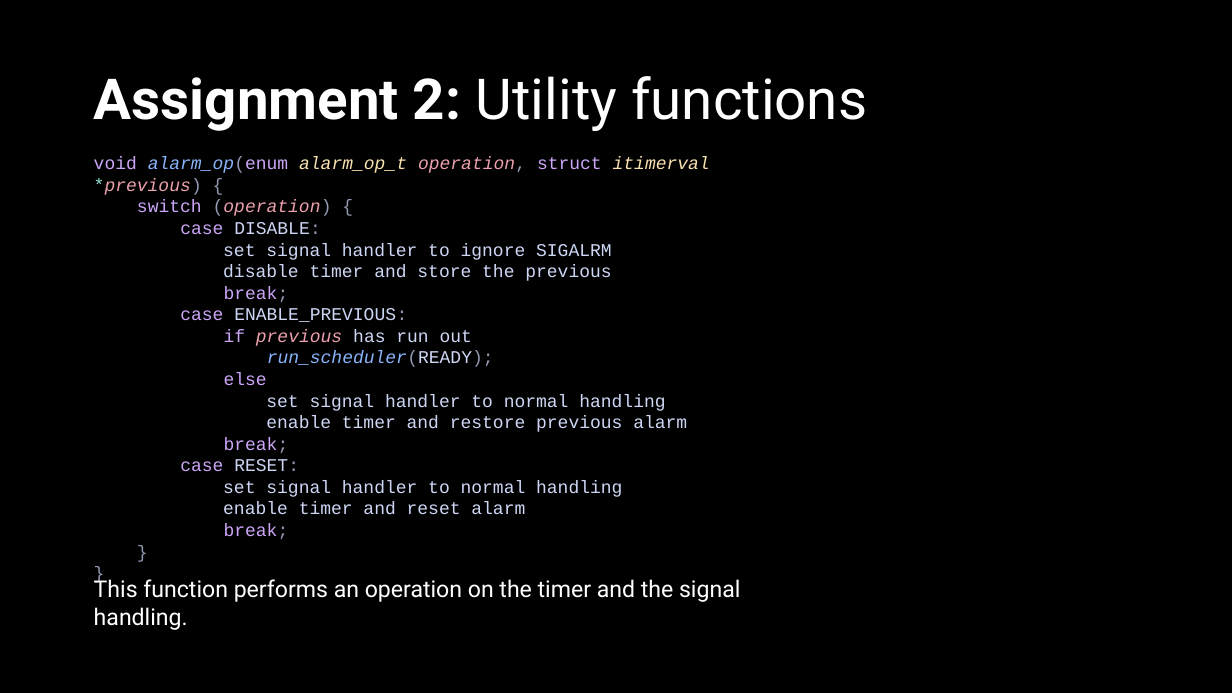
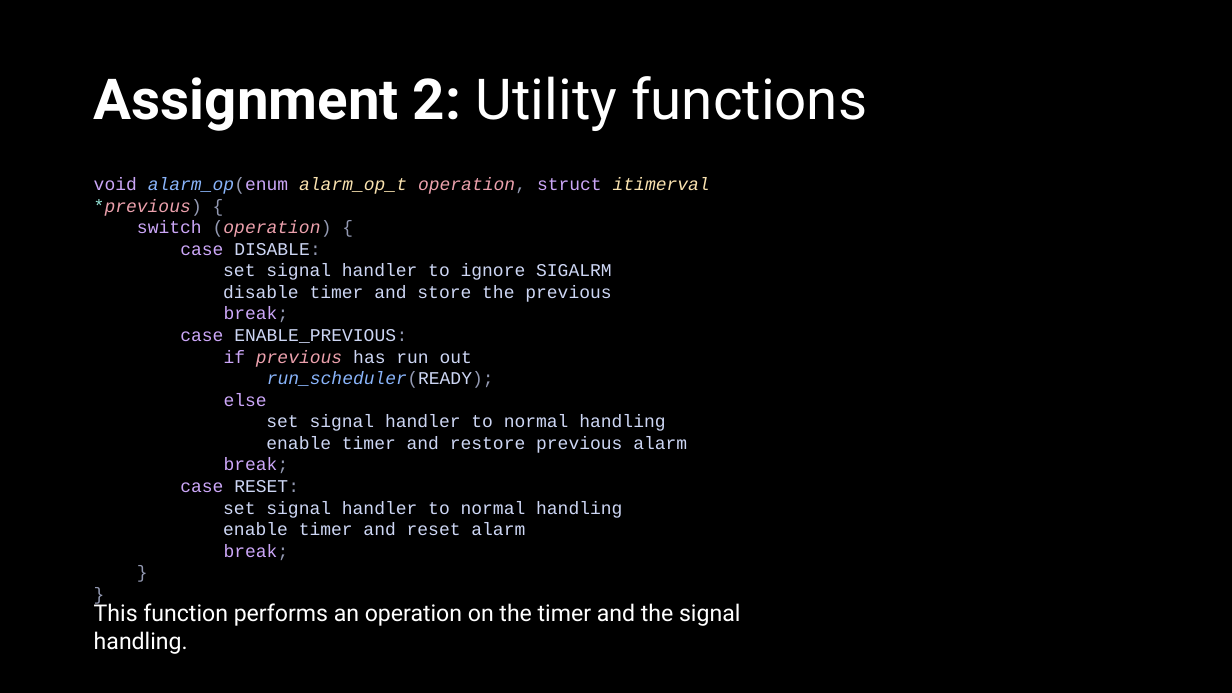
Before and after one commit to ACrispyCookie/ECE321-Concurrent-Programming, a slide deck: slide 30 of Project4/G9-4.pptx (slide 23 before the commit). Drawn at 1232x693 pixels with LibreOffice and Linux fonts; fonts in the diff are those of the drawing. Boxes give left, top, right and bottom in pixels: in the first picture for what was removed or moved away, otherwise in the second. Text is boxed around its words. In the diff, an @@ line names an element or a change of style, - is before the commit and + after.

```diff
--- a/Project4/G9-4.pptx
+++ b/Project4/G9-4.pptx
@@ text "void alarm_op(enum alarm_op_t operation, struct ...": place and size @@
-text "void alarm_op(enum alarm_op_t operation, struct ..." at [94, 157, 710, 539]
+text "void alarm_op(enum alarm_op_t operation, struct ..." at [94, 178, 710, 560]
@@ text "This function performs an operation ...": place and size @@
-text "This function performs an operation ..." at [94, 577, 740, 602]
+text "This function performs an operation ..." at [94, 601, 740, 626]
```
Also in this commit, not shown: 25 other slides changed, 12 slides added, 2 slides removed, 32 other files.
